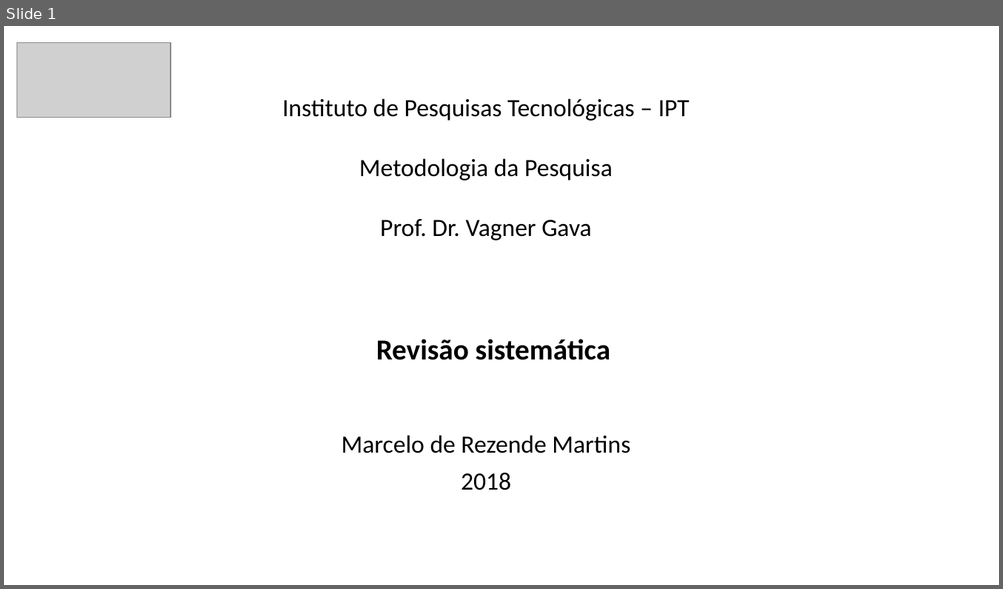
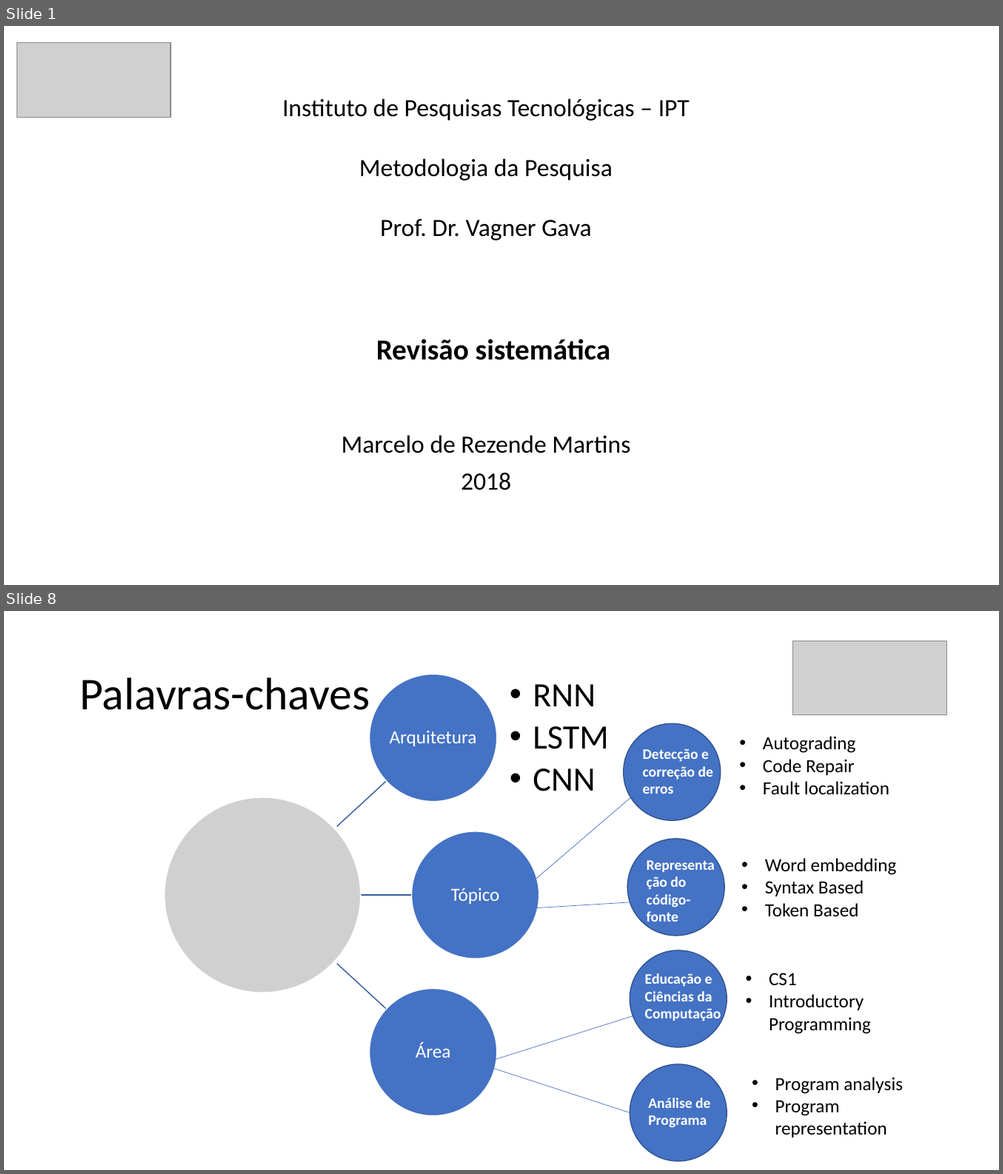
Before and after one commit to mrezende/mpq-discipline, a slide deck: exercise5/presentation/Apresentacao.pptx. Shown one above the other, each under a label of ours: slide 1 before the commit, slides 1 and 8 after it; the slides between them are not shown. The pictures are 1003x589 and 1003x1174 pixels, drawn with LibreOffice and Linux fonts; fonts in the diff are those of the drawing; grey boxes stand for pictures. Boxes give left, top, right and bottom in pixels: in the first picture for what was removed or moved away, otherwise in the second. Text is boxed around its words. In the diff, an @@ line names an element or a change of style, - is before the commit and + after.

```diff
--- a/exercise5/presentation/Apresentacao.pptx
+++ b/exercise5/presentation/Apresentacao.pptx
@@ slide 8 added at [4,611,999,1170], background #FFFFFF @@
@@ picture added at [793,641,946,715] @@
@@ title added at [79,678,370,710], 44 pt, text #000000 @@
+Palavras-chaves
@@ ellipse added at [623,723,720,820], fill #4472C4, outline #325491 1 pt @@
@@ text added at [762,736,889,795], 18 pt, text #000000 @@
+• Autograding
+• Code Repair
+• Fault localization
@@ text added at [643,749,713,794], 14 pt, text #FFFFFF, bold @@
+Detecção e correção de erros
@@ line added from (535, 880) to (631, 797), #4472C4 0.5 pt @@
@@ ellipse added at [628,839,725,936], fill #4472C4, outline #325491 1 pt @@
@@ text added at [646,877,691,926], 14 pt, text #FFFFFF, bold @@
+Representação do código-fonte
@@ text added at [765,858,896,917], 18 pt, text #000000 @@
+• Word embedding
+• Syntax Based
+• Token Based
@@ line added from (535, 908) to (641, 902), #4472C4 0.5 pt @@
@@ ellipse added at [630,951,727,1048], fill #4472C4, outline #325491 1 pt @@
@@ text added at [645,974,721,1023], 14 pt, text #FFFFFF, bold @@
+Educação e Ciências da Computação
@@ text added at [768,973,871,1034], 18 pt, text #000000 @@
+• CS1
+• Introductory Programming
@@ line added from (478, 1065) to (641, 1014), #4472C4 0.5 pt @@
@@ group added at [165,675,608,1116]: 4 texts, 3 freeform shapes, 3 ellipses, 1 picture @@
+Arquitetura
+  • RNN
+  • LSTM
+  • CNN
+Tópico
+Área
@@ line added from (486, 1066) to (630, 1113), #4472C4 0.5 pt @@
@@ ellipse added at [630,1065,727,1162], fill #4472C4, outline #325491 1 pt @@
@@ text added at [648,1098,710,1128], 14 pt, text #FFFFFF, bold @@
+Análise de Programa
@@ text added at [775,1077,902,1138], 18 pt, text #000000 @@
+• Program analysis
+• Program representation
```
Also in this commit, not shown: 6 slides changed, 4 other slides added, 2 slides removed, 1 other file.
